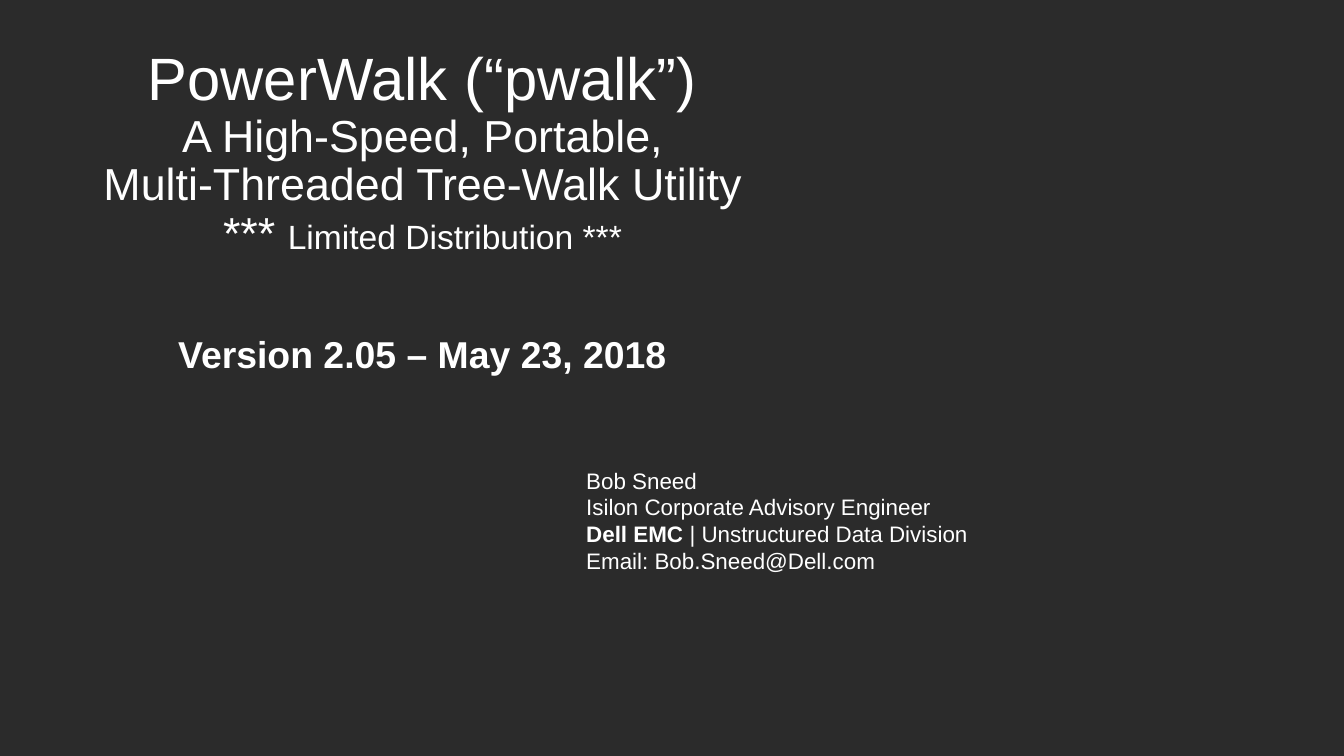
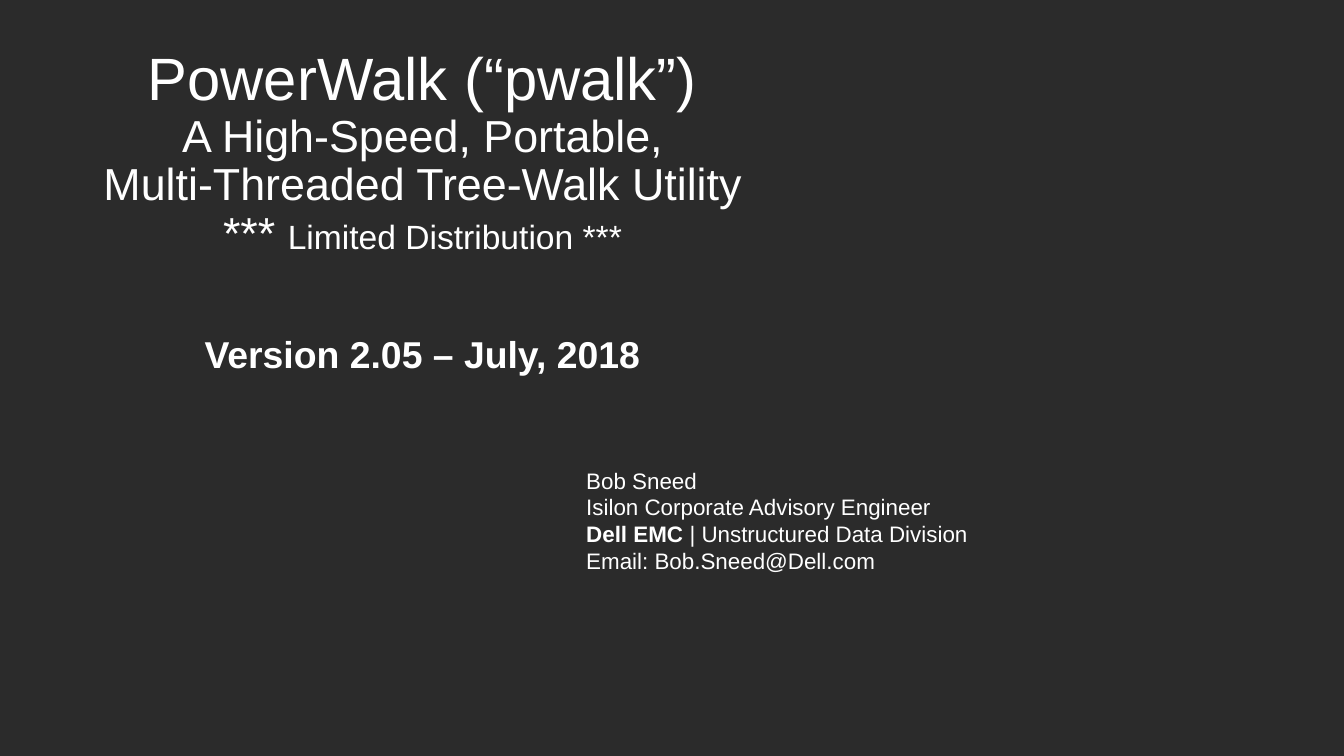
Before and after one commit to WhizBob/pwalk, a slide deck: slide 1 of doc/pwalk_slides.pptx. Drawn at 1344x756 pixels with LibreOffice and Linux fonts; fonts in the diff are those of the drawing; background and template pictures are left out; a plain dark background stands for a picture behind light text. Boxes give left, top, right and bottom in pixels: in the first picture for what was removed or moved away, otherwise in the second. Text is boxed around its words. In the diff, an @@ line names an element or a change of style, - is before the commit and + after.

```diff
--- a/doc/pwalk_slides.pptx
+++ b/doc/pwalk_slides.pptx
@@ subtitle at [205,341,640,376]: text changed @@
-Version 2.05 – May 23, 2018
+Version 2.05 – July, 2018
```
Also in this commit, not shown: 12 other slides changed, 1 slide added, 1 other file.
